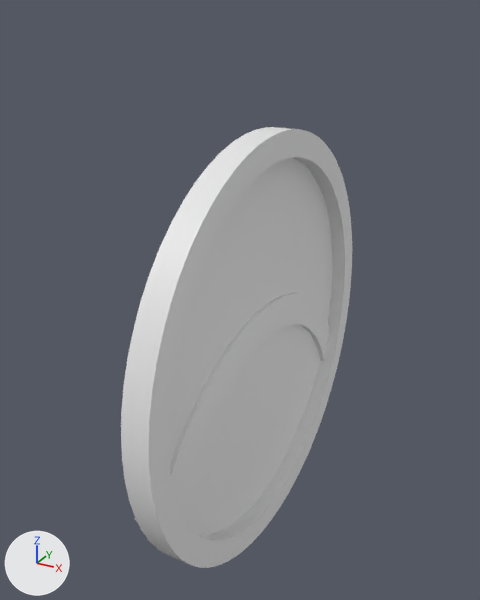
Before and after pictures for a commit that changed the OBJ model astro/3d_models/astrolabe_base.obj.
Rendered twice from a 50 mm lens placed at (1.23, -2.49, 1.46), pointed at (-0.11, -0.04, 0.24). Arrows for +X, +Y and +Z are at lower left; the lights stay in place. Where no turn or scale is listed for an object, it has been applied to the vertices.

The first picture shows 'Astrolabe_Base_Cylinder.005'.
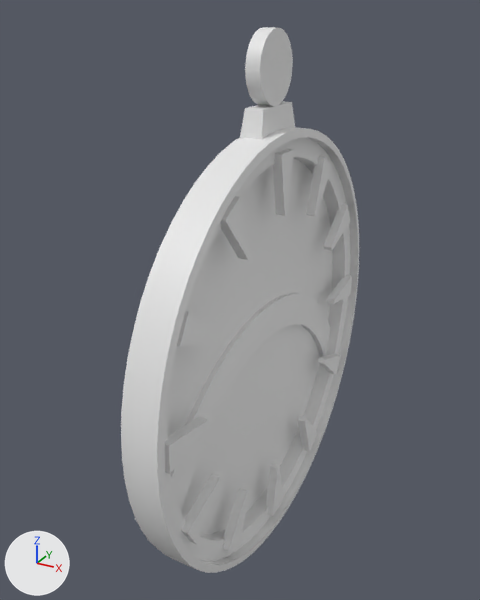
Pixel boxes (x1, y1, x2, y2) of what changed, in the pictures (480 x 600 px):
```json
{"object": "Astrolabe_Base_Cylinder.005", "change": "reshaped", "before": [121, 127, 352, 568], "after": [121, 27, 359, 573], "on screen": "24% taller"}
{"part": 1, "of": "me_astrolabe_base_cylinder_005", "change": "added", "after": [245, 27, 293, 106]}
{"part": 2, "of": "me_astrolabe_base_cylinder_005", "change": "added", "after": [127, 101, 359, 573]}
```

The change, as JSON lines over the scene's bpy script:
```json
{"block": "me_astrolabe_base_cylinder_005", "where": "# used by ob_astrolabe_base_cylinder_005; location = (0.0, 0.0, 0.0)"}
{"op": "remove", "block": "me_astrolabe_base_cylinder_005", "code": "me_astrolabe_base_cylinder_005.from_pydata(...)  # 356 vertices, 590 faces; spans x -0.09..0.06, y -1.0..1.0, z -1.0..1.0"}
{"op": "add", "block": "me_astrolabe_base_cylinder_005", "code": "me_astrolabe_base_cylinder_005.from_pydata(...)  # 780 vertices, 1254 faces; spans x -0.09..0.1, y -1.01..1.01, z -1.01..1.39"}
{"block": "me_astrolabe_base_cylinder_005", "change": "me_astrolabe_base_cylinder_005 part 1: a new loose piece, a 32-sided cylinder along x spanning x -0.032..0.032, y -0.146..0.146, z 1.099..1.391"}
{"block": "me_astrolabe_base_cylinder_005", "change": "me_astrolabe_base_cylinder_005 part 2: 360 vertices added at x -0.05..0.1, y -1.01..1.01, z -1.01..1.1"}
```
